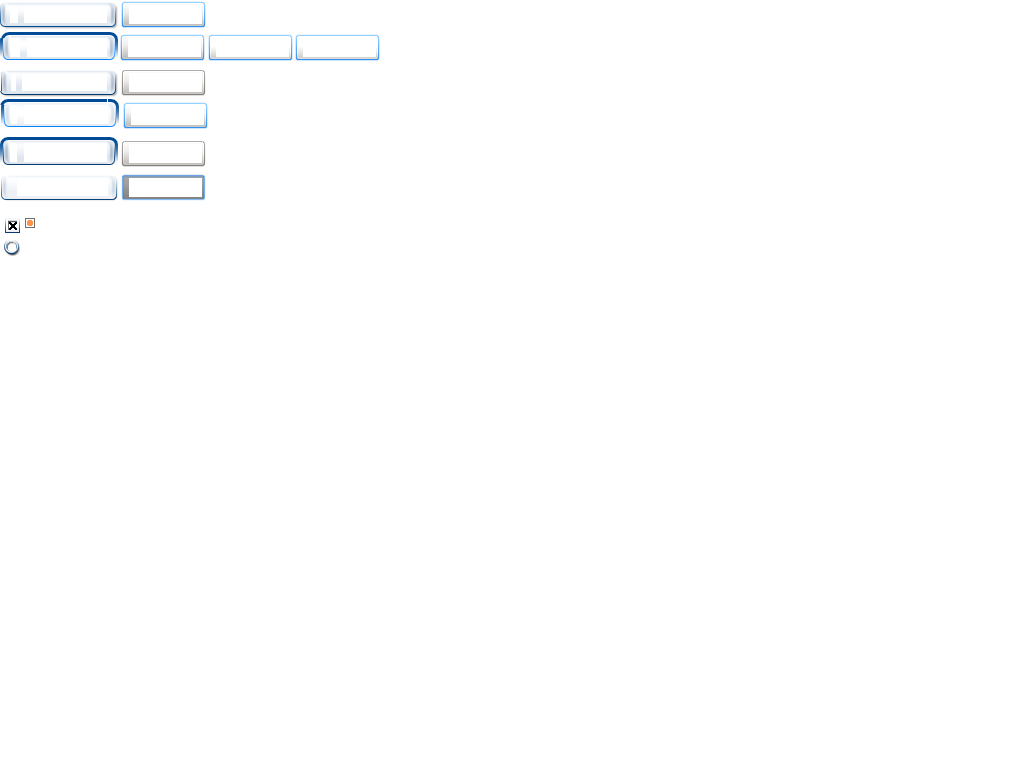
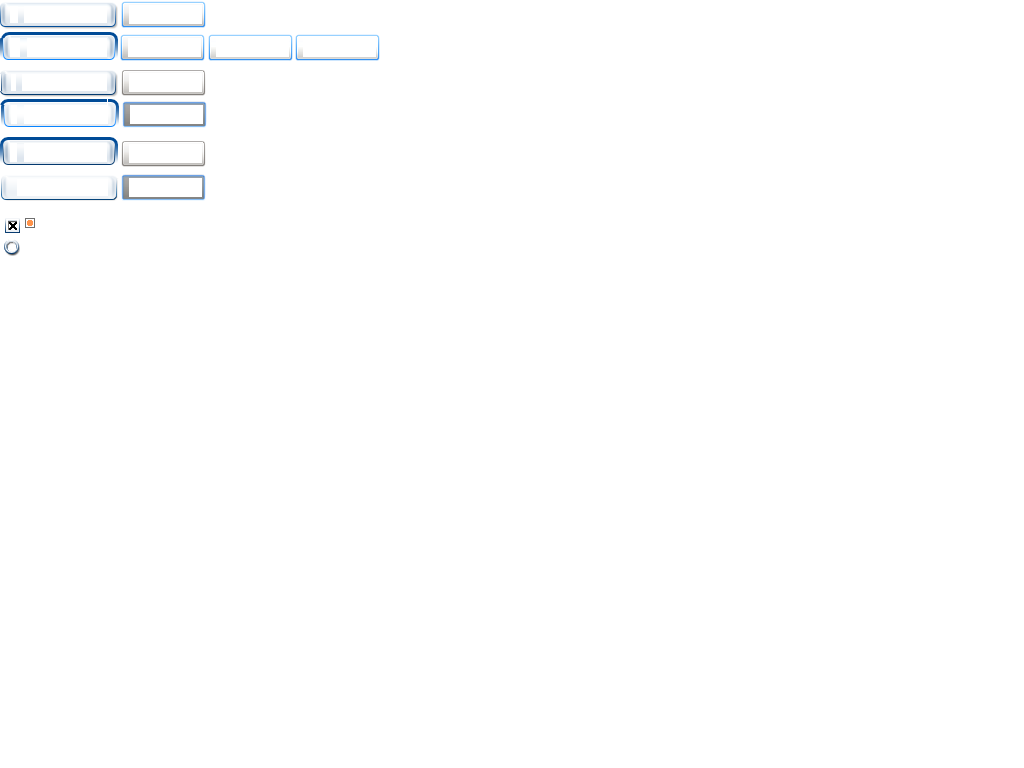
Before/after of a w=1024, h=768 layered artwork. What changed in the layer stack:
painted on "pushbutton-default-pressed_equinox-cl" over [122, 105, 127, 125]
painted on "pushbutton-default-pressed_equinox-cr" over [203, 105, 208, 125]
painted on "pushbutton-default-pressed_equinox-tr" over [203, 101, 208, 106]
painted on "pushbutton-default-pressed_equinox-br" over [203, 124, 208, 129]
painted on "pushbutton-default-pressed_equinox-bl" over [122, 124, 127, 129]
painted on "pushbutton-default-pressed_equinox-bc" over [126, 124, 204, 129]
painted on "pushbutton-default-pressed_equinox-tc" over [126, 101, 204, 106]
painted on "pushbutton-default-pressed_equinox-tl" over [122, 101, 127, 106]
painted on "pushbutton-default-pressed_equinox-cc" over [126, 105, 131, 125]
